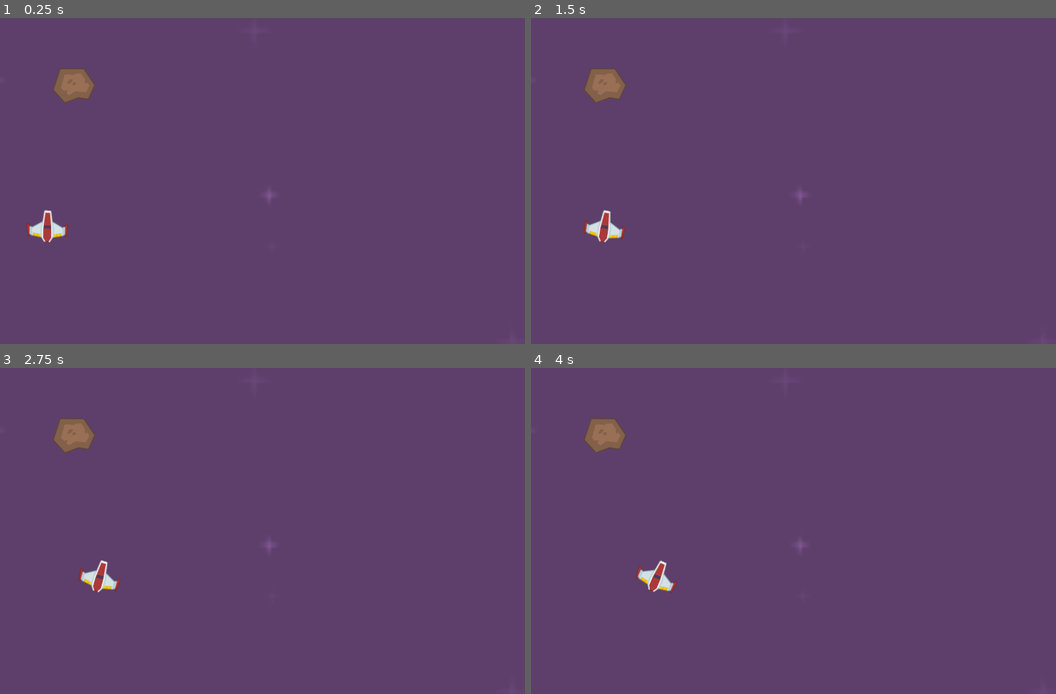
Above: before the commit, frames 1-4 (two rows, left to right).
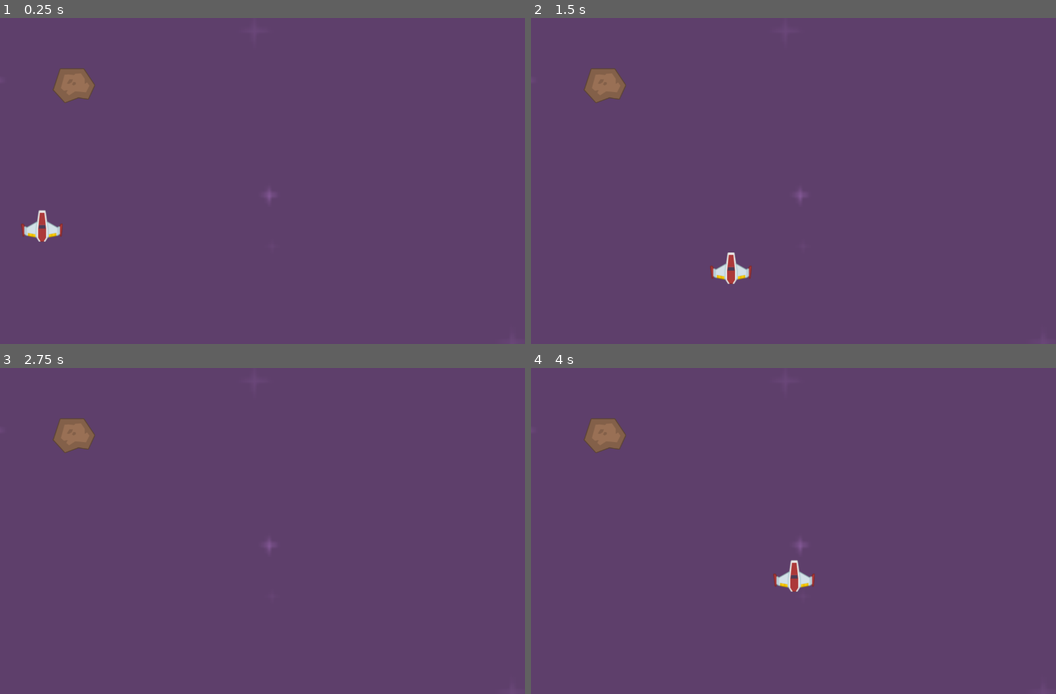
Above: after the commit, the same moments.

Repository: Henninglr/Godot-personal_project
Game: Godot game, scene res://Scenes/level.tscn
The game is run twice, just before and just after one commit, with the same random seed, the same clock (stepped at 60 frames per second) and the same inputs.
Inputs:
- Up to frame 1 (0.25 s): no input
- Up to frame 2 (1.5 s): hold D (TurnRight, bound only after the commit) 0.53-1.28 s; hold S (MoveBackward, bound only after the commit) from 1.28 s (still down)
- Up to frame 3 (2.75 s): release S (MoveBackward, bound only after the commit) at 2.03 s; hold D (TurnRight, bound only after the commit) from 2.03 s (still down)
- Up to frame 4 (4 s): release D (TurnRight, bound only after the commit) at 2.78 s; hold W (MoveForward, bound only after the commit) 2.78-3.53 s; hold A (TurnLeft, bound only after the commit) from 3.53 s (still down)

The runs differ from the first frame. In frame 1, 0.4% of the frame differs, in the area x 3-13%, y 58-69%; in frame 2, 0.8%; in frame 3, 0.4%; in frame 4, 0.8%, in the area x 19-55%, y 58-70%.

Commit message:
added code for basic player movements

Diff:
--- a/space-shooter/Scenes/player.gd
+++ b/space-shooter/Scenes/player.gd
@@ -1,12 +1,14 @@
 extends Node2D
+class_name PlayerShip;
 
+@export var speed := 1.0;
+@export var turnSpeed := 1.0;
 
 # Called when the node enters the scene tree for the first time.
 func _ready() -> void:
 	position += Vector2(100,500)
 
-
 # Called every frame. 'delta' is the elapsed time since the previous frame.
 func _process(delta: float) -> void:
-	position += Vector2(1,0) * 50 * delta
-	get_node("PlayerImage").rotation += 0.1 * delta;
+	var direction = Input.get_vector("TurnLeft", "TurnRight", "MoveForward", "MoveBackward")
+	position += direction * speed * delta
--- a/space-shooter/Scenes/player.tscn
+++ b/space-shooter/Scenes/player.tscn
@@ -5,6 +5,7 @@
 
 [node name="Player" type="Node2D"]
 script = ExtResource("1_4ttii")
+speed = 500.0
 
 [node name="PlayerImage" type="Sprite2D" parent="."]
 texture = ExtResource("1_mry1h")
--- a/space-shooter/project.godot
+++ b/space-shooter/project.godot
@@ -19,3 +19,30 @@
 
 window/size/viewport_width=1280
 window/size/viewport_height=780
+
+[input]
+
+MoveForward={
+"deadzone": 0.0,
+"events": [Object(InputEventKey,"resource_local_to_scene":false,"resource_name":"","device":-1,"window_id":0,"alt_pressed":false,"shift_pressed":false,"ctrl_pressed":false,"meta_pressed":false,"pressed":false,"keycode":0,"physical_keycode":87,"key_label":0,"unicode":119,"location":0,"echo":false,"script":null)
+, Object(InputEventKey,"resource_local_to_scene":false,"resource_name":"","device":-1,"window_id":0,"alt_pressed":false,"shift_pressed":false,"ctrl_pressed":false,"meta_pressed":false,"pressed":false,"keycode":0,"physical_keycode":4194320,"key_label":0,"unicode":0,"location":0,"echo":false,"script":null)
+]
+}
+MoveBackward={
+"deadzone": 0.0,
+"events": [Object(InputEventKey,"resource_local_to_scene":false,"resource_name":"","device":-1,"window_id":0,"alt_pressed":false,"shift_pressed":false,"ctrl_pressed":false,"meta_pressed":false,"pressed":false,"keycode":0,"physical_keycode":83,"key_label":0,"unicode":115,"location":0,"echo":false,"script":null)
+, Object(InputEventKey,"resource_local_to_scene":false,"resource_name":"","device":-1,"window_id":0,"alt_pressed":false,"shift_pressed":false,"ctrl_pressed":false,"meta_pressed":false,"pressed":false,"keycode":0,"physical_keycode":4194322,"key_label":0,"unicode":0,"location":0,"echo":false,"script":null)
+]
+}
+TurnLeft={
+"deadzone": 0.0,
+"events": [Object(InputEventKey,"resource_local_to_scene":false,"resource_name":"","device":-1,"window_id":0,"alt_pressed":false,"shift_pressed":false,"ctrl_pressed":false,"meta_pressed":false,"pressed":false,"keycode":0,"physical_keycode":65,"key_label":0,"unicode":97,"location":0,"echo":false,"script":null)
+, Object(InputEventKey,"resource_local_to_scene":false,"resource_name":"","device":-1,"window_id":0,"alt_pressed":false,"shift_pressed":false,"ctrl_pressed":false,"meta_pressed":false,"pressed":false,"keycode":0,"physical_keycode":4194319,"key_label":0,"unicode":0,"location":0,"echo":false,"script":null)
+]
+}
+TurnRight={
+"deadzone": 0.0,
+"events": [Object(InputEventKey,"resource_local_to_scene":false,"resource_name":"","device":-1,"window_id":0,"alt_pressed":false,"shift_pressed":false,"ctrl_pressed":false,"meta_pressed":false,"pressed":false,"keycode":0,"physical_keycode":68,"key_label":0,"unicode":100,"location":0,"echo":false,"script":null)
+, Object(InputEventKey,"resource_local_to_scene":false,"resource_name":"","device":-1,"window_id":0,"alt_pressed":false,"shift_pressed":false,"ctrl_pressed":false,"meta_pressed":false,"pressed":false,"keycode":0,"physical_keycode":4194321,"key_label":0,"unicode":0,"location":0,"echo":false,"script":null)
+]
+}
